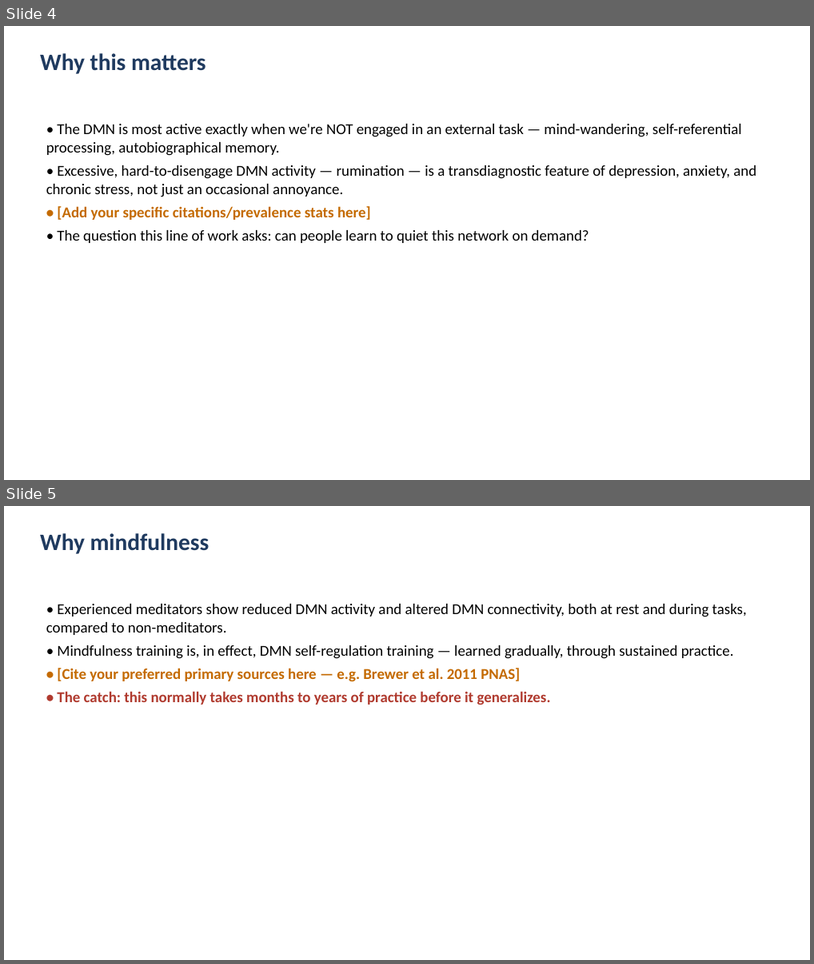
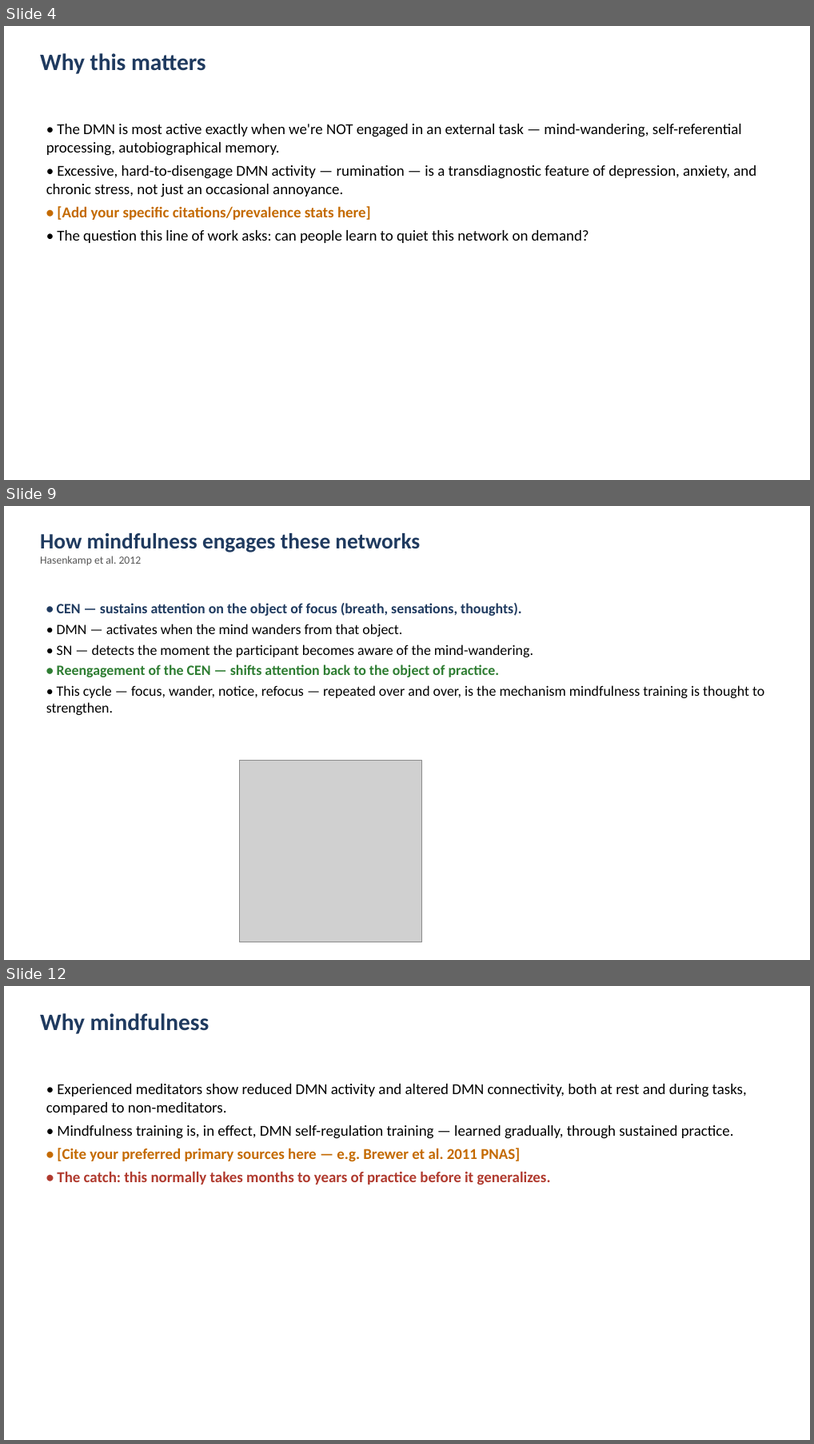
Before and after one commit to cccbauer/dmnelf, a slide deck: analysis/fingerprint/19_fingerprint/efp_meirhasson/Fingerprint_20260902.pptx. Shown one above the other, each under a label of ours: slides 4 and 5 before the commit, slides 4, 9 and 12 after it; the slides between them are not shown. The pictures are 814x964 and 814x1444 pixels, drawn with LibreOffice and Linux fonts; fonts in the diff are those of the drawing; grey boxes stand for pictures. Boxes give left, top, right and bottom in pixels: in the first picture for what was removed or moved away, otherwise in the second. Text is boxed around its words. In the diff, an @@ line names an element or a change of style, - is before the commit and + after.

```diff
--- a/analysis/fingerprint/19_fingerprint/efp_meirhasson/Fingerprint_20260902.pptx
+++ b/analysis/fingerprint/19_fingerprint/efp_meirhasson/Fingerprint_20260902.pptx
@@ slide 9 added at <box>4,506,810,960</box>, background #FFFFFF @@
@@ text added at <box>40,533,420,565</box>, 26 pt, text #1F3A5F, bold @@
+How mindfulness engages these networks
+Hasenkamp et al. 2012
@@ text added at <box>46,603,765,715</box>, 17 pt, text #000000 @@
+• CEN — sustains attention on the object of focus (breath, sensations, thoughts).
+• DMN — activates when the mind wanders from that object.
+• SN — detects the moment the participant becomes aware of the mind-wandering.
+• Reengagement of the CEN — shifts attention back to the object of practice.
+• This cycle — focus, wander, notice, refocus — repeated over and over, is the mechanism mindfulness training is thought to strengthen.
@@ picture added at <box>240,760,422,941</box> @@
@@ what was slide 5 is now slide 12 @@
```
Also in this commit, not shown: 6 other slides added.
